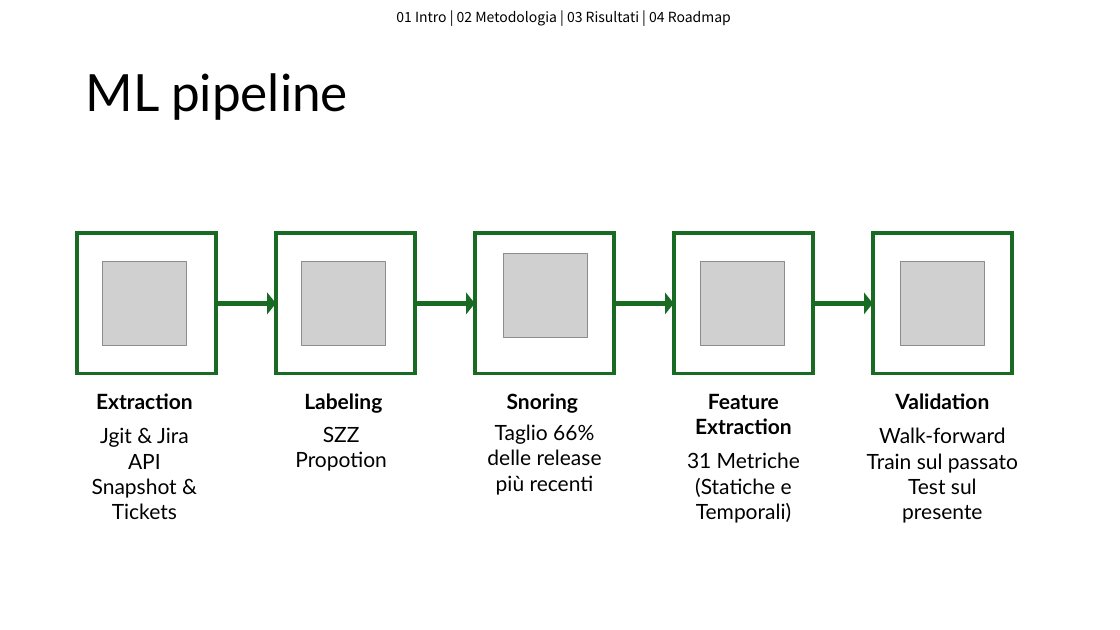
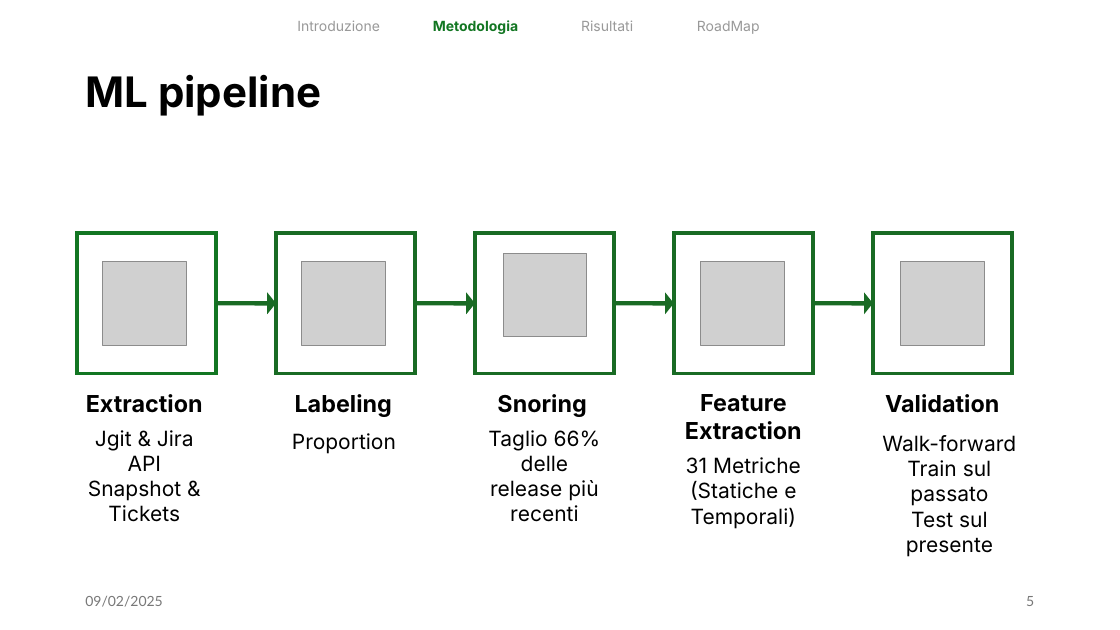
Before and after one commit to flavio-simonelli/ProjectAnalyzerAI, a slide deck: slide 5 of PresentazioneISW2Prediction.pptx. Drawn at 1120x630 pixels with LibreOffice and Linux fonts; fonts in the diff are those of the drawing; grey boxes stand for pictures. Boxes give left, top, right and bottom in pixels: in the first picture for what was removed or moved away, otherwise in the second. Text is boxed around its words. In the diff, an @@ line names an element or a change of style, - is before the commit and + after.

```diff
--- a/PresentazioneISW2Prediction.pptx
+++ b/PresentazioneISW2Prediction.pptx
@@ text added at (x1=297, y1=20, x2=380, y2=31), 12 pt, text #999999 @@
+Introduzione
@@ text removed at (x1=396, y1=11, x2=731, y2=26) @@
-01 Intro | 02 Metodologia | 03 Risultati | 04 Roadmap
@@ text added at (x1=433, y1=20, x2=518, y2=34), 12 pt, text #127622, bold @@
+Metodologia
@@ text added at (x1=581, y1=20, x2=633, y2=31), 12 pt, text #999999 @@
+Risultati
@@ text added at (x1=697, y1=21, x2=760, y2=34), 12 pt, text #999999 @@
+RoadMap
@@ title "ML pipeline" at (x1=85, y1=74, x2=321, y2=116): size 44 to 36 pt, font Lato to Inter, bold on @@
@@ size 18 to 20 pt, font Lato to Inter in 5 elements at (x1=86, y1=394, x2=203, y2=413), (x1=295, y1=394, x2=392, y2=417), (x1=497, y1=394, x2=586, y2=417), (x1=885, y1=394, x2=999, y2=413), (x1=685, y1=394, x2=802, y2=440) @@
@@ font Lato to Inter in 4 elements at (x1=686, y1=457, x2=801, y2=529), (x1=488, y1=430, x2=601, y2=522), (x1=882, y1=435, x2=1016, y2=557), (x1=88, y1=430, x2=194, y2=522) @@
@@ text added at (x1=292, y1=433, x2=396, y2=454), 18 pt, text #000000 @@
+Proportion
@@ text removed at (x1=295, y1=426, x2=387, y2=471) @@
-SZZ Propotion
@@ text "Walk-forward" moved from (x1=867, y1=427, x2=1018, y2=523) to (x1=882, y1=435, x2=1016, y2=557) @@
@@ text added at (x1=85, y1=596, x2=162, y2=607), 12 pt, text #797979 @@
+09/02/2025
@@ page number added at (x1=1026, y1=596, x2=1034, y2=606), 12 pt, text #797979 @@
+5
```
Also in this commit, not shown: 18 other slides changed, 4 slides added, 3 slides removed, 1 other file.
